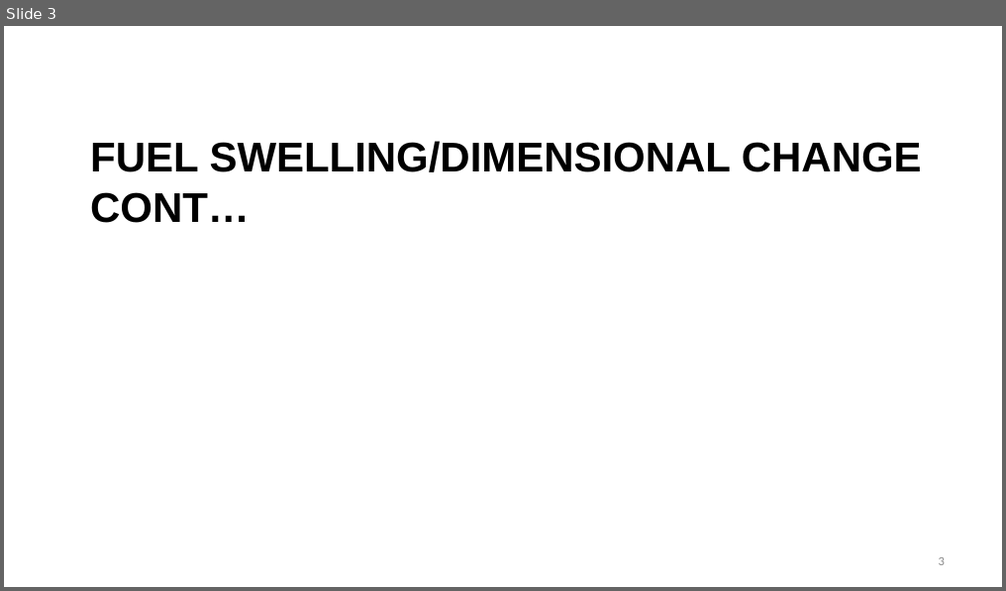
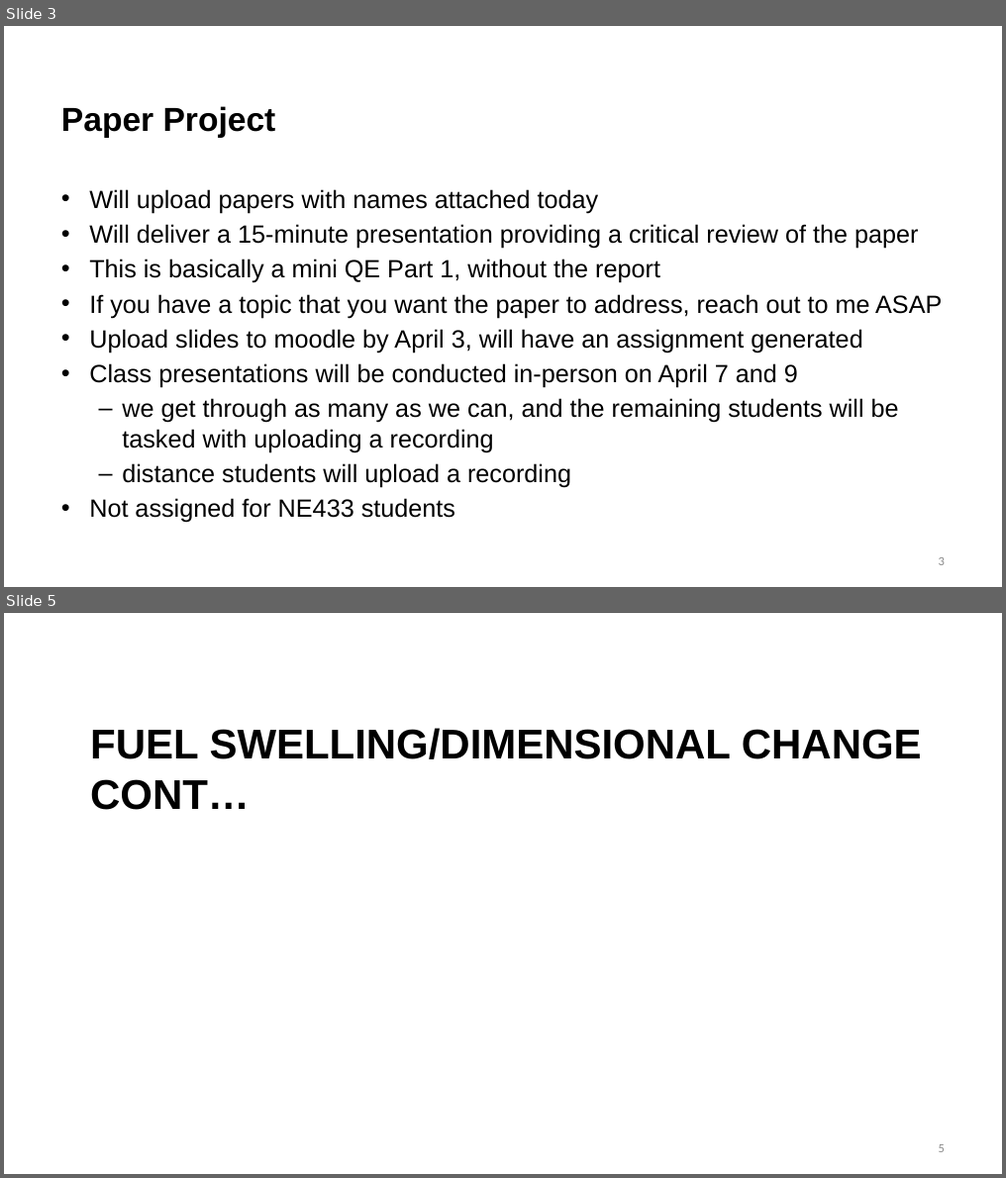
Before and after one commit to benbeeler/TEACHING, a slide deck: Nuclear_Fuel_Performance/NE533_Spring2026/Module3/Lec14_swell_zirc.pptx. Shown one above the other, each under a label of ours: slide 3 before the commit, slides 3 and 5 after it; the slides between them are not shown. The pictures are 1006x591 and 1006x1178 pixels, drawn with LibreOffice and Linux fonts; fonts in the diff are those of the drawing; background and template pictures are left out. Boxes give left, top, right and bottom in pixels: in the first picture for what was removed or moved away, otherwise in the second. Text is boxed around its words. In the diff, an @@ line names an element or a change of style, - is before the commit and + after.

```diff
--- a/Nuclear_Fuel_Performance/NE533_Spring2026/Module3/Lec14_swell_zirc.pptx
+++ b/Nuclear_Fuel_Performance/NE533_Spring2026/Module3/Lec14_swell_zirc.pptx
@@ slide 3 added at [4,26,1002,587], background #FFFFFF @@
@@ title added at [61,106,276,138], 32 pt, text #000000, bold @@
+Paper Project
@@ text added at [89,189,942,523], 24 pt, text #000000 @@
+• Will upload papers with names attached today
+• Will deliver a 15-minute presentation providing a critical review of the paper
+• This is basically a mini QE Part 1, without the report
+• If you have a topic that you want the paper to address, reach out to me ASAP
+• Upload slides to moodle by April 3, will have an assignment generated
+• Class presentations will be conducted in-person on April 7 and 9
+  – we get through as many as we can, and the remaining students will be tasked with uploading a recording
+  – distance students will upload a recording
+• Not assigned for NE433 students
@@ page number added at [939,558,944,566], 12 pt, text #8C8C8C @@
+3
@@ what was slide 3 is now slide 5 @@
```
Also in this commit, not shown: 23 slides changed, 1 other slide added, 8 other files.
